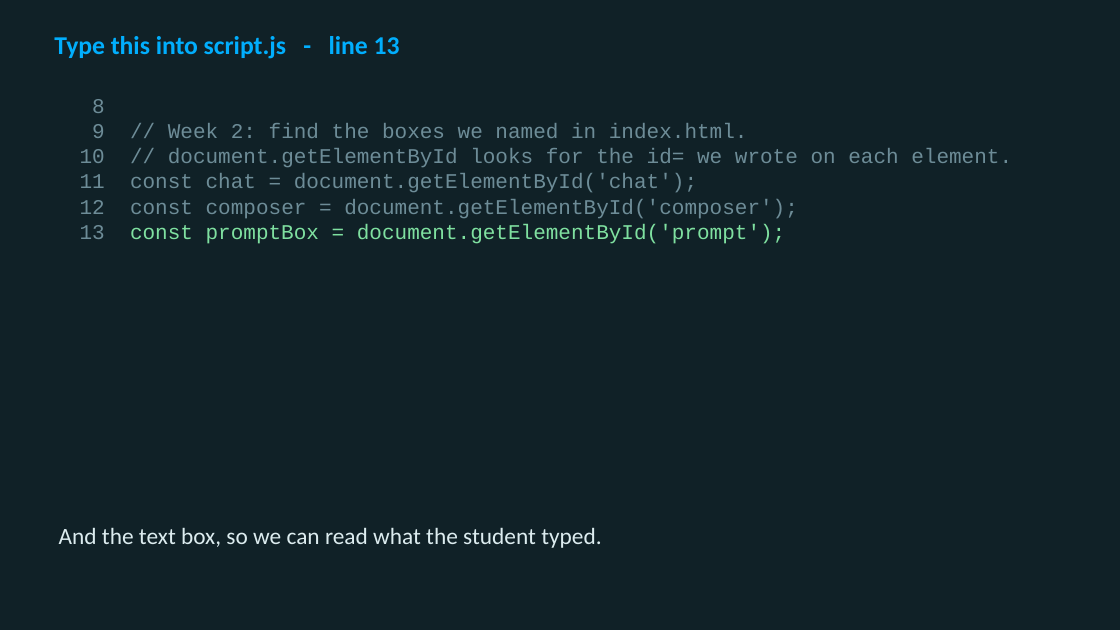
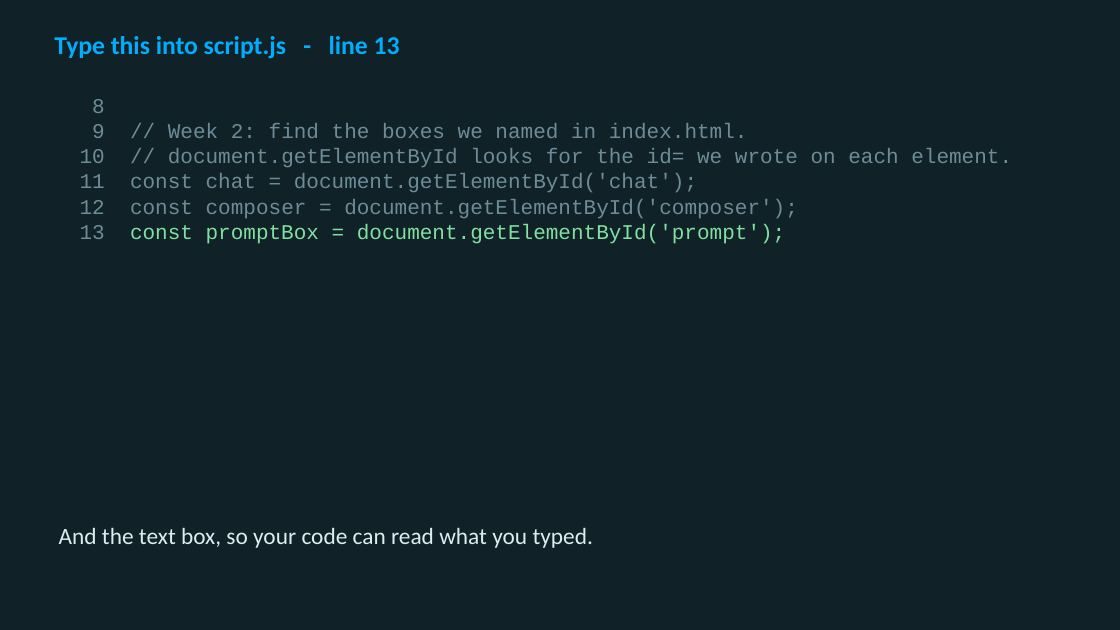
Before and after one commit to utgapps/utgapps.github.io, a slide deck: slide 8 of ai101/slides/week-02.pptx. Drawn at 1120x630 pixels with LibreOffice and Linux fonts; fonts in the diff are those of the drawing. Boxes give left, top, right and bottom in pixels: in the first picture for what was removed or moved away, otherwise in the second. Text is boxed around its words. In the diff, an @@ line names an element or a change of style, - is before the commit and + after.

```diff
--- a/ai101/slides/week-02.pptx
+++ b/ai101/slides/week-02.pptx
@@ text at bbox=[59, 527, 593, 548]: text changed @@
-And the text box, so we can read what the student typed.
+And the text box, so your code can read what you typed.
```
Also in this commit, not shown: 1 other slide changed, 19 other files.
